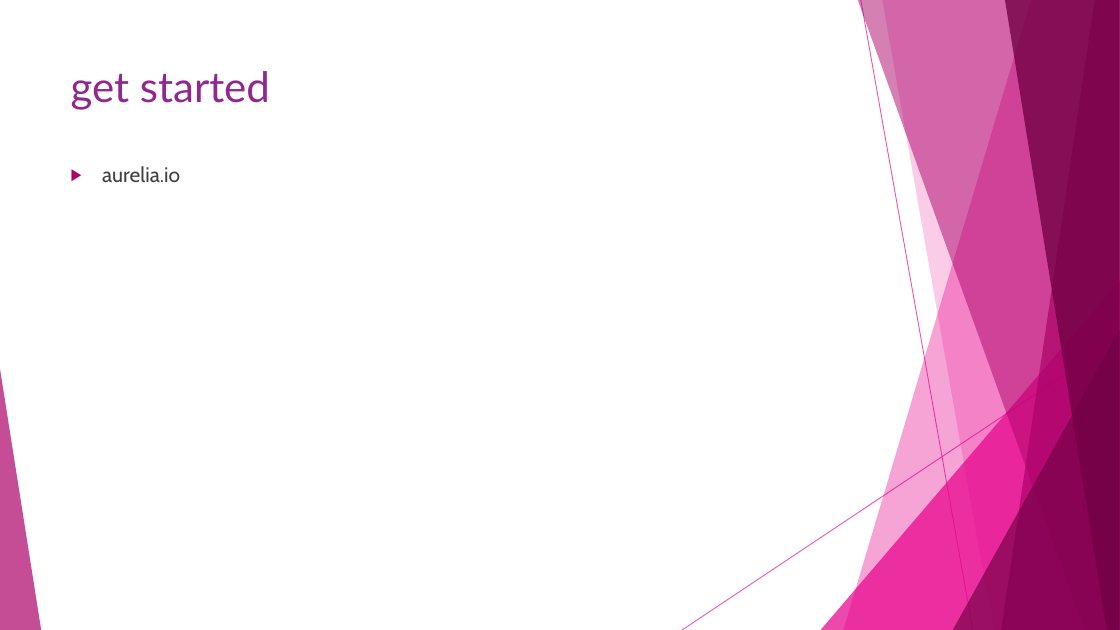
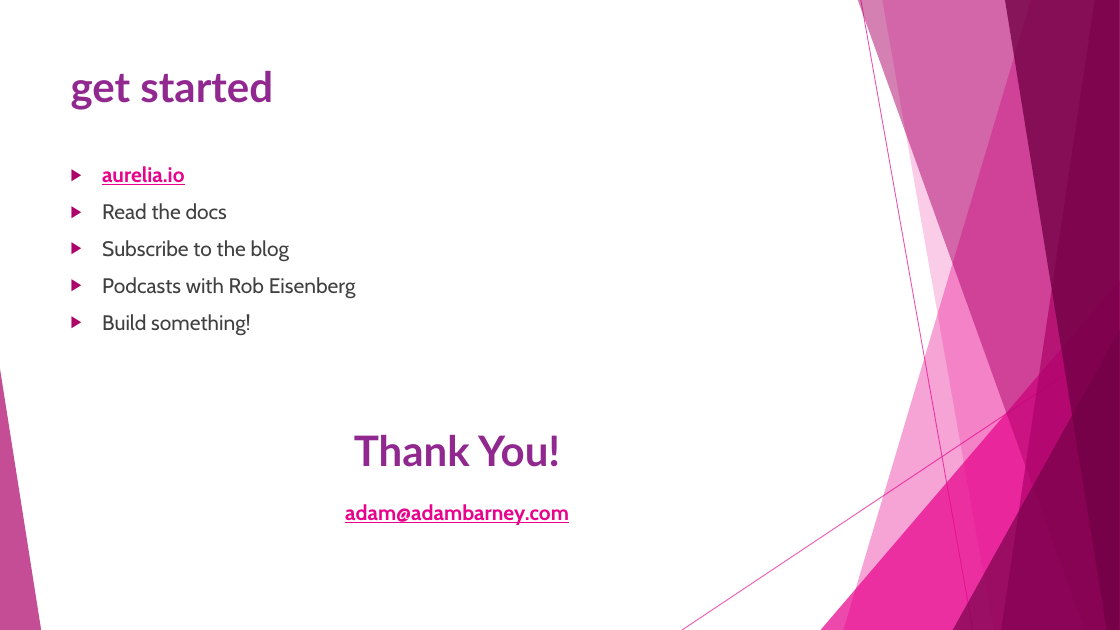
Before and after one commit to cabarney/Meet-Aurelia-Talk, a slide deck: slide 6 of Slides.pptx. Drawn at 1120x630 pixels with LibreOffice and Linux fonts; fonts in the diff are those of the drawing; background and template pictures are left out. Boxes give left, top, right and bottom in pixels: in the first picture for what was removed or moved away, otherwise in the second. Text is boxed around its words. In the diff, an @@ line names an element or a change of style, - is before the commit and + after.

```diff
--- a/Slides.pptx
+++ b/Slides.pptx
@@ title "get started" at <box>71,70,273,110</box>: bold on @@
@@ text at <box>102,166,184,185</box>: text colour #404040 to #E7038C, bold on, underline on in "aurelia.io" @@
@@ text at <box>102,203,356,336</box>: paragraphs added @@
+▶ Read the docs
+▶ Subscribe to the blog
+▶ Podcasts with Rob Eisenberg
+▶ Build something!
@@ text added at <box>345,434,569,525</box>, 18 pt, text #E7038C, bold, underline @@
+Thank You!
+adam@adambarney.com
```
Also in this commit, not shown: 4 other slides changed.
